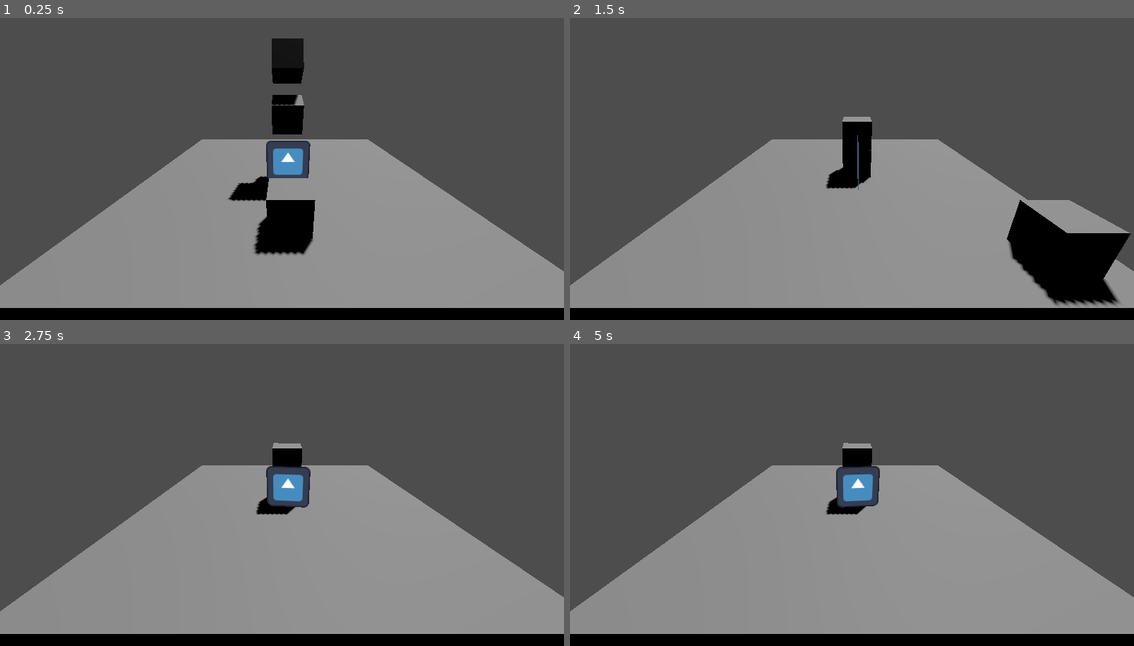
Above: before the commit, frames 1-4 (two rows, left to right).
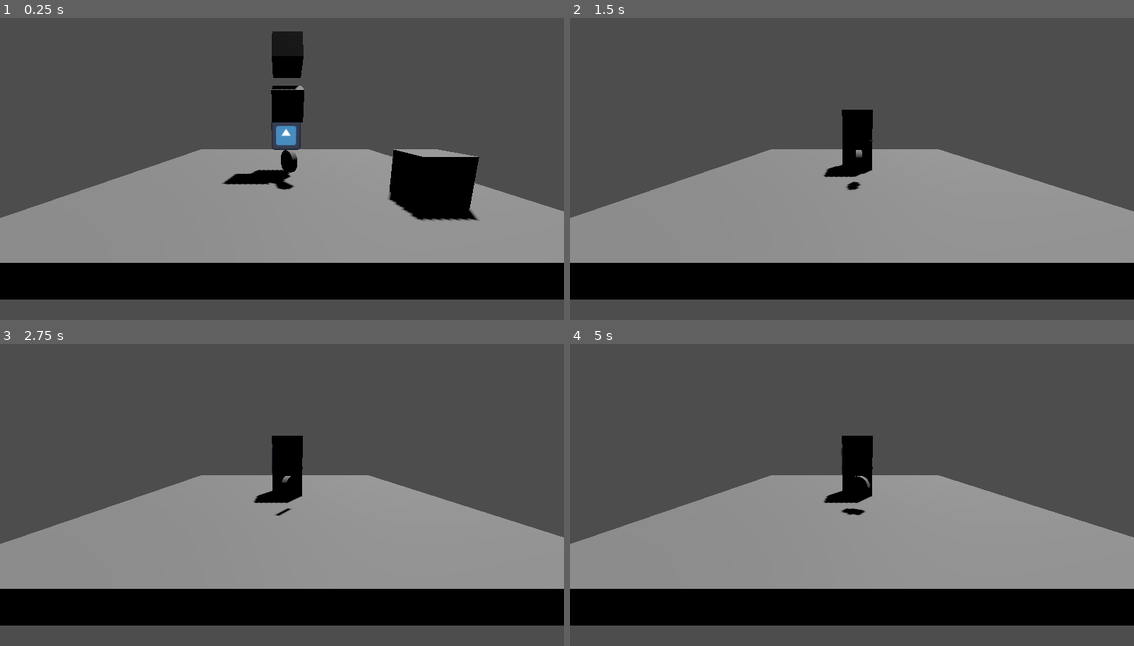
Above: after the commit, the same moments.

Repository: Hxhnsxn/Meow-Ware
Game: Godot game, scene res://gameScene.tscn
The game is run twice, just before and just after one commit, with the same random seed, the same clock (stepped at 60 frames per second) and the same inputs. This scene is started directly instead of the project's main scene. The engine's default icon, where the game draws it, is replaced by a stand-in: a white triangle on a blue panel in a dark square.
Inputs:
- Up to frame 1 (0.25 s): no input
- Up to frame 2 (1.5 s): tap Enter (ui_accept) at 0.5, 0.77 s; hold Right (ui_right) 0.53-1.28 s; hold Down (ui_down) from 1.28 s (still down)
- Up to frame 3 (2.75 s): tap Enter (ui_accept) at 1.52 s; release Down (ui_down) at 2.03 s; hold Right (ui_right) from 2.03 s (still down)
- Up to frame 4 (5 s): release Right (ui_right) at 2.78 s; hold Up (ui_up) 2.78-3.53 s; tap Enter (ui_accept) at 3.02, 3.77, 4.52 s; hold Left (ui_left) from 3.53 s (still down)

The runs differ from the first frame. In frame 1, 33% of the frame differs, in the area x 0-100%, y 4-100%; in frame 2, 26%; in frame 3, 27%; in frame 4, 27%.

Commit message:
collectable coin

Diff:
--- /dev/null
+++ b/Subway Surfers/coin.gd
@@ -0,0 +1,16 @@
+extends Area3D
+
+const ROT_SPEED = 2 # num of degs. the coin rotates every frame
+
+# Called when the node enters the scene tree for the first time.
+func _ready() -> void:
+	pass # Replace with function body.
+
+
+# Called every frame. 'delta' is the elapsed time since the previous frame.
+func _process(delta: float) -> void:
+	rotate_y(deg_to_rad(ROT_SPEED))
+
+# detects signal of a collision from a physics_body_3d
+func _on_body_entered(body: Node3D) -> void:
+	queue_free()
--- /dev/null
+++ b/Subway Surfers/coin.tscn
@@ -0,0 +1,25 @@
+[gd_scene load_steps=4 format=3 uid="uid://dhokivqhwdii0"]
+
+[ext_resource type="Script" uid="uid://knh5dh6uugms" path="res://Subway Surfers/coin.gd" id="1_25nyb"]
+
+[sub_resource type="CylinderMesh" id="CylinderMesh_v6cbh"]
+top_radius = 0.3
+bottom_radius = 0.3
+height = 0.15
+
+[sub_resource type="CylinderShape3D" id="CylinderShape3D_25nyb"]
+height = 0.15
+radius = 0.3
+
+[node name="coin" type="Area3D"]
+script = ExtResource("1_25nyb")
+
+[node name="MeshInstance3D" type="MeshInstance3D" parent="."]
+transform = Transform3D(-4.37114e-08, -1, 0, 1, -4.37114e-08, 0, 0, 0, 1, 0, 0, 0)
+mesh = SubResource("CylinderMesh_v6cbh")
+
+[node name="CollisionShape3D" type="CollisionShape3D" parent="."]
+transform = Transform3D(-4.37114e-08, -1, 0, 1, -4.37114e-08, 0, 0, 0, 1, 0, 0, 0)
+shape = SubResource("CylinderShape3D_25nyb")
+
+[connection signal="body_entered" from="." to="." method="_on_body_entered"]
--- a/gameScene.tscn
+++ b/gameScene.tscn
@@ -1,9 +1,10 @@
-[gd_scene load_steps=7 format=3 uid="uid://dldntde3raks5"]
+[gd_scene load_steps=8 format=3 uid="uid://dldntde3raks5"]
 
 [ext_resource type="PackedScene" uid="uid://butdmdnjmskuu" path="res://Subway Surfers/box.tscn" id="1_snd1y"]
 [ext_resource type="PackedScene" uid="uid://dxlw3t3y5ohrb" path="res://Subway Surfers/mavis.tscn" id="2_7o08m"]
 [ext_resource type="Texture2D" uid="uid://d11rqvmiornq4" path="res://icon.svg" id="3_k15wb"]
 [ext_resource type="Script" uid="uid://b3dipi6ormp4d" path="res://icon.gd" id="4_ybgqn"]
+[ext_resource type="PackedScene" uid="uid://dhokivqhwdii0" path="res://Subway Surfers/coin.tscn" id="5_4t2pl"]
 
 [sub_resource type="BoxMesh" id="BoxMesh_h4xy8"]
 size = Vector3(10, 0.5, 10)
@@ -28,7 +29,7 @@
 shape = SubResource("BoxShape3D_snd1y")
 
 [node name="Camera3D" type="Camera3D" parent="."]
-transform = Transform3D(1, -7.4139e-08, 2.26966e-07, -1.29048e-08, 0.9324, 0.361429, -2.38419e-07, -0.361429, 0.9324, -0.17755, 3.75209, 7.14509)
+transform = Transform3D(1, -7.41391e-08, 2.26966e-07, 2.97635e-08, 0.981863, 0.189592, -2.36906e-07, -0.189592, 0.981863, -0.17755, 2.11893, 7.14509)
 
 [node name="blocks" type="Node3D" parent="."]
 
@@ -39,9 +40,12 @@
 transform = Transform3D(1, 0, 0, 0, 0.886543, 0.462646, 0, -0.462646, 0.886543, 0, 4.63381, -0.514897)
 
 [node name="Mavis" parent="." instance=ExtResource("2_7o08m")]
-transform = Transform3D(1, 0, 0, 0, 1, 0, 0, 0, 1, 0, 1, 3)
+transform = Transform3D(1, 0, 0, 0, 1, 0, 0, 0, 1, 2.85118, 1, 3)
 
 [node name="icon" type="Sprite3D" parent="."]
-transform = Transform3D(1, 0, 0, 0, 1, 0, 0, 0, 1, 0, 1.53695, 1.41392)
+transform = Transform3D(1, 0, 0, 0, 1, 0, 0, 0, 1, 0, 1.53695, -1.97133)
 texture = ExtResource("3_k15wb")
 script = ExtResource("4_ybgqn")
+
+[node name="coin1" parent="." instance=ExtResource("5_4t2pl")]
+transform = Transform3D(1, 0, 0, 0, 1, 0, 0, 0, 1, 0, 1.09541, 1.79241)
Not shown, added: Subway Surfers/coin.gd.uid
